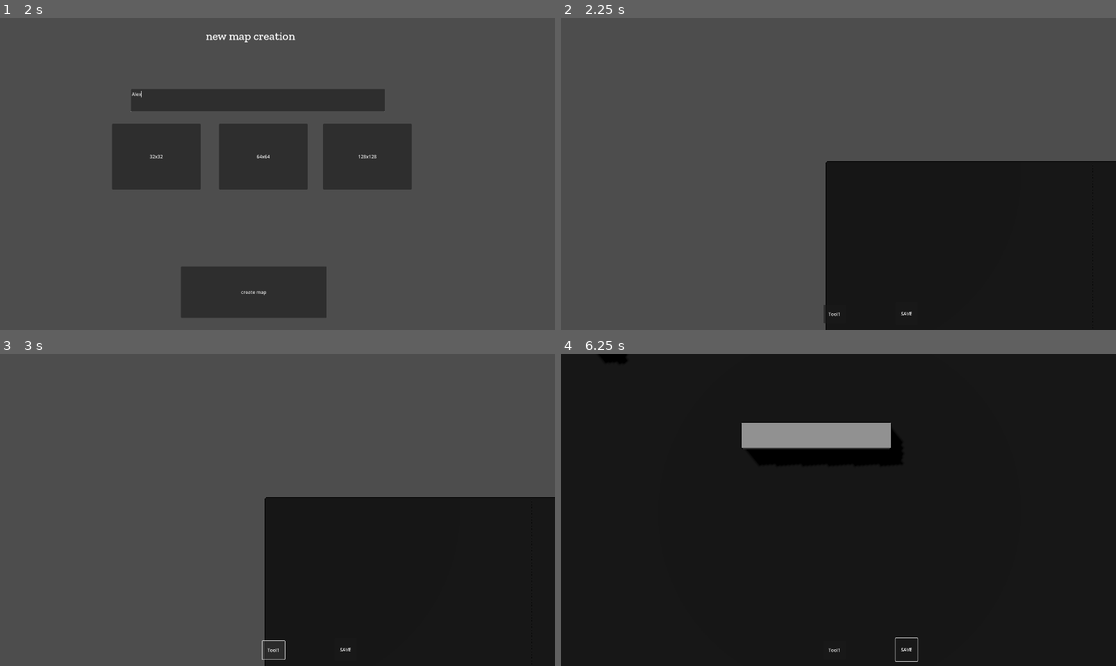
Above: before the commit, frames 1-4 (two rows, left to right).
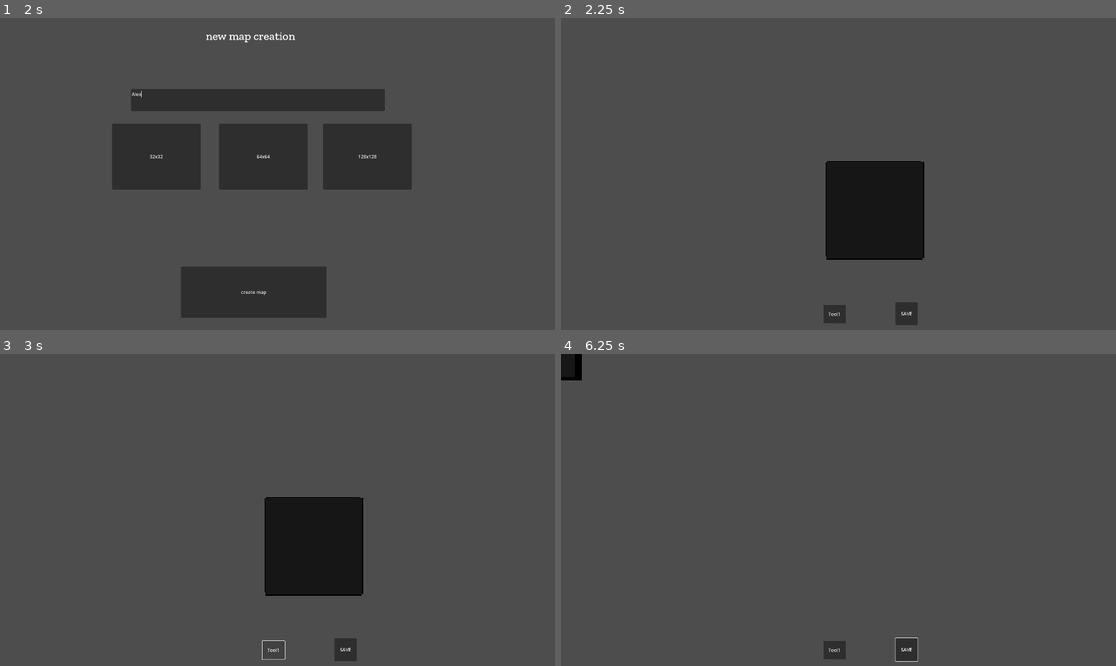
Above: after the commit, the same moments.

Repository: Willeujeans/mapIdea
Game: Godot game, scene res://Scenes/shell.tscn
Two runs of this game, one before a commit and one after it. Both use one fixed random seed, a clock stepped at 60 frames per second and the inputs below.
Inputs (mouse positions are in pixels of both pictures, inside the frame that each line leads up to):
- Up to frame 1 (2 s): click "+" at 0.5 s; click (255, 99) at 1.27 s; type "Alex" at 1.35 s
- Up to frame 2 (2.25 s): click "create map" at 2 s
- Up to frame 3 (3 s): click "Tool1" at 2.75 s
- Up to frame 4 (6.25 s): click "SAVE" at 3.5 s; move the mouse to (960, 494) at 4.27 s; press the mouse at (960, 494) at 4.28 s; hold D (right) 4.28-5.03 s; move the mouse to (727, 525) at 5.02 s; release the mouse at (727, 525) at 5.03 s; hold S (down) 5.03-5.78 s; click (727, 525) at 5.1 s; move the mouse to (894, 441) at 5.77 s; press the mouse at (894, 441) at 5.78 s; hold D (right) from 5.78 s (still down)

Frame 1 is identical in both runs. In frame 2, 22% of the frame differs, in the area x 47-100%, y 45-100%; in frame 3, 22%; in frame 4, 99%, in the area x 0-100%, y 0-100%.
Error in both runs: Attempt to call function 'list_dir_begin' in base 'null instance' on a null instance. (res://Scripts/s_directoryScanner.gd:7)

Commit message:
added map import feature

Diff:
--- a/Scenes/fileTextSelector.gd
+++ /dev/null
@@ -1,13 +0,0 @@
-extends Control
-var filePath = ""
-
-func set_filePath(in_filePath):
-	filePath = in_filePath
-
-func _on_button_pressed():
-	print(filePath)
-	#change scene to mapWorld
-	#populate the map with imported file
-	#set name to the file name
-	#set size to file size
-	pass
--- a/Scenes/fileTextSelector.tscn
+++ b/Scenes/fileTextSelector.tscn
@@ -1,6 +1,6 @@
 [gd_scene load_steps=3 format=3 uid="uid://b277k0yk8a1tf"]
 
-[ext_resource type="Script" path="res://Scenes/fileTextSelector.gd" id="1_b856m"]
+[ext_resource type="Script" path="res://Scripts/fileTextSelector.gd" id="1_jrjlc"]
 [ext_resource type="FontFile" uid="uid://b6cietr2hys0p" path="res://Zilla_Slab/ZillaSlab-Regular.ttf" id="1_l6omh"]
 
 [node name="fileTextSelector" type="Control"]
@@ -8,7 +8,7 @@
 anchors_preset = 0
 offset_right = 40.0
 offset_bottom = 40.0
-script = ExtResource("1_b856m")
+script = ExtResource("1_jrjlc")
 
 [node name="Button" type="Button" parent="."]
 layout_mode = 0
--- /dev/null
+++ b/Scenes/helpers/array.tscn
@@ -0,0 +1,3 @@
+[gd_scene format=3 uid="uid://c25qkapsjas7e"]
+
+[node name="array" type="Node"]
--- /dev/null
+++ b/Scenes/helpers/numberChecker.tscn
@@ -0,0 +1,6 @@
+[gd_scene load_steps=2 format=3 uid="uid://cqyjcjgrboaij"]
+
+[ext_resource type="Script" path="res://Scripts/s_numberChecker.gd" id="1_rrx2l"]
+
+[node name="numberChecker" type="Node"]
+script = ExtResource("1_rrx2l")
--- /dev/null
+++ b/Scenes/helpers/threeDArray.tscn
@@ -0,0 +1,6 @@
+[gd_scene load_steps=2 format=3 uid="uid://lm2pn2q6aybi"]
+
+[ext_resource type="Script" path="res://Scripts/s_3dArrayMaker.gd" id="1_4vo4u"]
+
+[node name="threeDArray" type="Node"]
+script = ExtResource("1_4vo4u")
--- a/Scenes/helpers/threeDArrayMaker.tscn
+++ /dev/null
@@ -1,6 +0,0 @@
-[gd_scene load_steps=2 format=3 uid="uid://lm2pn2q6aybi"]
-
-[ext_resource type="Script" path="res://s_3dArrayMaker.gd" id="1_4vo4u"]
-
-[node name="threeDArrayMaker" type="Node"]
-script = ExtResource("1_4vo4u")
--- a/Scenes/mapCreation.tscn
+++ b/Scenes/mapCreation.tscn
@@ -1,8 +1,7 @@
-[gd_scene load_steps=4 format=3 uid="uid://bwj8etwupd2j"]
+[gd_scene load_steps=3 format=3 uid="uid://bwj8etwupd2j"]
 
 [ext_resource type="Script" path="res://Scripts/s_mapCreation.gd" id="1_iq04u"]
 [ext_resource type="FontFile" uid="uid://e2jsgdulh873" path="res://Zilla_Slab/ZillaSlab-Medium.ttf" id="1_u0a53"]
-[ext_resource type="PackedScene" uid="uid://lm2pn2q6aybi" path="res://Scenes/helpers/threeDArrayMaker.tscn" id="3_wmpf0"]
 
 [node name="mapCreation" type="Control"]
 layout_mode = 3
@@ -31,6 +30,14 @@
 offset_right = 1332.0
 offset_bottom = 324.0
 placeholder_text = "name your file"
+
+[node name="createMap" type="Button" parent="."]
+layout_mode = 0
+offset_left = 626.0
+offset_top = 860.0
+offset_right = 1130.0
+offset_bottom = 1038.0
+text = "create map"
 
 [node name="gridSizeButtons" type="Control" parent="."]
 anchors_preset = 0
@@ -61,17 +68,7 @@
 offset_bottom = 594.0
 text = "128x128"
 
-[node name="createMap" type="Button" parent="."]
-layout_mode = 0
-offset_left = 626.0
-offset_top = 860.0
-offset_right = 1130.0
-offset_bottom = 1038.0
-text = "create map"
-
-[node name="threeDArrayMaker" parent="." instance=ExtResource("3_wmpf0")]
-
+[connection signal="pressed" from="createMap" to="." method="_on_create_map_pressed"]
 [connection signal="pressed" from="gridSizeButtons/thirtyTwo" to="." method="_on_thirty_two_pressed"]
 [connection signal="pressed" from="gridSizeButtons/sixtyFour" to="." method="_on_sixty_four_pressed"]
 [connection signal="pressed" from="gridSizeButtons/oneTwentyEight" to="." method="_on_one_twenty_eight_pressed"]
-[connection signal="pressed" from="createMap" to="." method="_on_create_map_pressed"]
--- /dev/null
+++ b/Scenes/mapImporter.tscn
@@ -0,0 +1,20 @@
+[gd_scene load_steps=7 format=3 uid="uid://b04m375rn2h0k"]
+
+[ext_resource type="Script" path="res://Scripts/s_fileImporter.gd" id="1_o2j8m"]
+[ext_resource type="PackedScene" uid="uid://ce3ntsjolpvyv" path="res://Scenes/helpers/fileReader.tscn" id="2_705wp"]
+[ext_resource type="PackedScene" uid="uid://lm2pn2q6aybi" path="res://Scenes/helpers/threeDArray.tscn" id="3_8rvde"]
+[ext_resource type="PackedScene" uid="uid://cqyjcjgrboaij" path="res://Scenes/helpers/numberChecker.tscn" id="4_pov73"]
+[ext_resource type="PackedScene" uid="uid://c25qkapsjas7e" path="res://Scenes/helpers/array.tscn" id="5_br6kw"]
+[ext_resource type="Script" path="res://Scripts/s_array.gd" id="6_gf5se"]
+
+[node name="mapImporter" type="Node"]
+script = ExtResource("1_o2j8m")
+
+[node name="fileReader" parent="." instance=ExtResource("2_705wp")]
+
+[node name="numberChecker" parent="." instance=ExtResource("4_pov73")]
+
+[node name="threeDArray" parent="." instance=ExtResource("3_8rvde")]
+
+[node name="array" parent="." instance=ExtResource("5_br6kw")]
+script = ExtResource("6_gf5se")
--- a/Scenes/mapManager.tscn
+++ b/Scenes/mapManager.tscn
@@ -1,8 +1,9 @@
-[gd_scene load_steps=4 format=3 uid="uid://cs8mh7s7m8kf1"]
+[gd_scene load_steps=5 format=3 uid="uid://cs8mh7s7m8kf1"]
 
 [ext_resource type="Script" path="res://Scripts/s_map.gd" id="1_tdsv0"]
 [ext_resource type="Script" path="res://Scripts/s_lineGenerator.gd" id="2_gcjtx"]
-[ext_resource type="PackedScene" uid="uid://lm2pn2q6aybi" path="res://Scenes/helpers/threeDArrayMaker.tscn" id="3_c0cmc"]
+[ext_resource type="PackedScene" uid="uid://b04m375rn2h0k" path="res://Scenes/mapImporter.tscn" id="4_7dpse"]
+[ext_resource type="PackedScene" uid="uid://lm2pn2q6aybi" path="res://Scenes/helpers/threeDArray.tscn" id="4_p8hxm"]
 
 [node name="mapManager" type="Node3D"]
 script = ExtResource("1_tdsv0")
@@ -10,4 +11,6 @@
 [node name="lineGenerator" type="Node3D" parent="."]
 script = ExtResource("2_gcjtx")
 
-[node name="threeDArrayMaker" parent="." instance=ExtResource("3_c0cmc")]
+[node name="mapImporter" parent="." instance=ExtResource("4_7dpse")]
+
+[node name="threeDArray" parent="." instance=ExtResource("4_p8hxm")]
--- a/Scenes/shell.tscn
+++ b/Scenes/shell.tscn
@@ -8,7 +8,6 @@
 [ext_resource type="PackedScene" uid="uid://ce3ntsjolpvyv" path="res://Scenes/helpers/fileReader.tscn" id="4_t1fat"]
 [ext_resource type="PackedScene" uid="uid://cayscq5417w5y" path="res://Scenes/helpers/fileExporter.tscn" id="5_gt2i4"]
 [ext_resource type="Script" path="res://Scripts/s_exitButton.gd" id="5_mfltu"]
-[ext_resource type="Script" path="res://Scripts/s_fileImporter.gd" id="5_oi11u"]
 [ext_resource type="Script" path="res://Scripts/s_tmp.gd" id="5_wrwh6"]
 
 [node name="shell" type="Node3D"]
@@ -19,9 +18,6 @@
 [node name="directoryScanner" parent="." instance=ExtResource("3_hk125")]
 
 [node name="fileReader" parent="." instance=ExtResource("4_t1fat")]
-
-[node name="fileImporter" type="Node" parent="."]
-script = ExtResource("5_oi11u")
 
 [node name="fileExporter" parent="." instance=ExtResource("5_gt2i4")]
 
--- /dev/null
+++ b/Scripts/fileTextSelector.gd
@@ -0,0 +1,20 @@
+extends Control
+@onready var shell = get_tree().get_root().get_node("shell")
+@onready var mapWorldScene = load("res://Scenes/mapWorld.tscn")
+var filePath = ""
+var fileName = ""
+
+func set_filePath(in_filePath):
+	filePath = in_filePath
+func set_fileName(name):
+	fileName = name
+
+func _on_button_pressed():
+	shell.get_node("tmp").set_importedFilePath(filePath)
+	shell.get_node("tmp").nameOfFile = fileName
+	shell.get_node("sceneChanger").changeSceneTo(shell.get_node("container"),mapWorldScene)
+	#change scene to mapWorld
+	#populate the map with imported file
+	#set name to the file name
+	#set size to file size
+	pass
--- a/s_3dArrayMaker.gd
+++ b/Scripts/s_3dArrayMaker.gd
@@ -1,6 +1,6 @@
 extends Node
 
-func create3DArray(gridSize):
+func create(gridSize):
 	var array = []
 	array.resize(gridSize)    # X-dimension
 	for x in gridSize:    # this method should be faster than range since it uses a real iterator iirc
--- /dev/null
+++ b/Scripts/s_array.gd
@@ -0,0 +1,5 @@
+extends Node
+
+func print(in_array):
+	for each in in_array:
+		print(each)
--- a/Scripts/s_block.gd
+++ b/Scripts/s_block.gd
@@ -20,7 +20,7 @@
 		get_node("box").scale.y = 0.5
 	var newMesh = shapeTypes[shapeType]
 	get_node("box").set_mesh(newMesh)
-	var colorBasedOnHeight = Color(mapLocation.y*0.5,mapLocation.y*0.5,mapLocation.y*0.5,1)
+	var colorBasedOnHeight = Color(mapLocation.y*0.1,mapLocation.y*0.1,mapLocation.y*0.1,1)
 	createMaterial(colorBasedOnHeight)
 	mouseInside = false
 
--- a/Scripts/s_fileImporter.gd
+++ b/Scripts/s_fileImporter.gd
@@ -1,44 +1,52 @@
 extends Node
 var saveDocumentPath = "/Users/willschmitz/Documents/Code/mapIdea/SavedData"
 @onready var blockScene = load("res://Scenes/block.tscn")
+@onready var shell = get_tree().get_root().get_node("shell")
+#Takes in a run length encoded string
+#Converts it to an array of Terrain types
+#populates a 3d array filled with blocks with those terrain types
+func createMatrixFromImport(filePath):
+	print("IMPORT MATRIX GENERATING...")
+	var mapString = $fileReader.textFromFile(filePath)
+	var mapArrayData = RLEtoArray(mapString)
+	var populatedMatrix = populateMatrix(mapArrayData[1],mapArrayData[0])
+	shell.get_node("tmp").tmpGridSize = mapArrayData[0]
+	return populatedMatrix
 
-func checkForNumber(number):
-	if number == "0" || number == "1" || number == "2" || number == "3" || number == "4" || number == "5" || number == "6" || number == "7" || number == "8" || number == "9":
-		return true
-	else:
-		return false
 
-func generateArrayFromString(mapString):
+func RLEtoArray(mapString):
+	print(">RLE to array...")
 	var splitMap = mapString.split(" ")
 	var importedGridSize = splitMap[0]
 	var data = splitMap[1]
-	print("Size of Imported Map: " , importedGridSize)
-	print("Data: " , data)
 	var count = ""
 	var currentTerrain = "a"
 	var arrayOfBlocks = []
 	for letter in data:
-		if checkForNumber(letter):
+		if $numberChecker.check(letter):
 			count += letter
 		else:
 			currentTerrain = letter
 			for n in int(count):
 				arrayOfBlocks.append(currentTerrain)
 			count = ""
-	printArray(arrayOfBlocks)
-	createBlocks(arrayOfBlocks, int(importedGridSize))
+	var dataArray = []
+	dataArray.append(int(importedGridSize))
+	dataArray.append(arrayOfBlocks)
+	return dataArray
 
-func printArray(in_array):
-	for n in in_array:
-		print(n)
-
-func createBlocks(in_array, gridSize):
-	var matrix = create3DArray(gridSize)
+func populateMatrix(in_array, gridSize):
+	print(">import matrix populating...")
+	var matrix = $threeDArray.create(gridSize)
 	var index = Vector3(0,0,0)
 	for n in in_array:
-		var newBlock = blockScene.instantiate()
-		newBlock.terrainType = n
-		matrix[index.x][index.y][index.z] = newBlock
+		if n != "a":
+			var newBlock = blockScene.instantiate()
+			newBlock.terrainType = n
+			newBlock.mapLocation = Vector3(index.x, index.y, index.z)
+			matrix[index.x][index.y][index.z] = newBlock
+		else:
+			matrix[index.x][index.y][index.z] = null
 		index.x += 1
 		if index.x >= gridSize:
 			index.x = 0
@@ -47,22 +55,5 @@
 			index.z = 0
 			index.y += 1
 		if index.y >= gridSize:
-			print("EX" , matrix[5][5][5].terrainType)
 			print("DONE")
-
-
-#replace with 3darray node!!!!!
-func create3DArray(gridSize):
-	var array = []
-	array.resize(gridSize)    # X-dimension
-	for x in gridSize:    # this method should be faster than range since it uses a real iterator iirc
-		array[x] = []
-		array[x].resize(gridSize)    # Y-dimension
-		for y in gridSize:
-			array[x][y] = []
-			array[x][y].resize(gridSize)    # Z-dimension
-	return array
-
-# Called every frame. 'delta' is the elapsed time since the previous frame.
-func _process(delta):
-	pass
+	return matrix
--- a/Scripts/s_fileReader.gd
+++ b/Scripts/s_fileReader.gd
@@ -1,7 +1,7 @@
 extends Node
 @onready var shell = get_tree().get_root().get_node("shell")
 
-func stringFromFile(filePath):
+func textFromFile(filePath):
 	var file = FileAccess.open(filePath, FileAccess.READ)
 	var content = file.get_as_text()
 	return content
--- a/Scripts/s_fileVisualPopulator.gd
+++ b/Scripts/s_fileVisualPopulator.gd
@@ -6,6 +6,7 @@
 	print("creating visual for: " , file)
 	var fileButtonNode = fileButton.instantiate()
 	fileButtonNode.set_filePath(shell.get_node("tmp").saveFilePath + file)
+	fileButtonNode.set_fileName(file)
 	fileButtonNode.position.y = spacing
 	fileButtonNode.get_node("Button").text = file
 	add_child(fileButtonNode)
--- a/Scripts/s_map.gd
+++ b/Scripts/s_map.gd
@@ -7,7 +7,19 @@
 var matrix = []
 var currentTerrain = "w"
 var currentShape = 0
-# Called when the node enters the scene tree for the first time.
+
+func _ready():
+	print("mapManager loaded...")
+	var tmp = shell.get_node("tmp")
+	gridSize = tmp.tmpGridSize
+	if tmp.importedFilePath == "":
+		print("creating a new map...")
+		set_Matrix($threeDArray.create(gridSize))
+		createDefaultGrid(gridSize)
+	else:
+		print("creating map from import...")
+		var importedMatrix = $mapImporter.createMatrixFromImport(tmp.importedFilePath)
+		createMapFromImport(importedMatrix, gridSize)
 
 func set_Matrix(in_matrix):
 	matrix = in_matrix
@@ -15,11 +27,33 @@
 func set_MatrixAtIndex(x,y,z, object):
 	matrix[x][y][z] = object
 
-func _ready():
-	gridSize = shell.get_node("tmp").tmpGridSize
-	print("mapManager loaded...")
-	set_Matrix($threeDArrayMaker.create3DArray(gridSize))
-	populateDefaultGrid(gridSize)
+func createMapFromImport(in_matrix, size):
+	set_Matrix(in_matrix)
+	var positionForCubes = Vector3(0,0,0)
+	for y in size:
+		for z in size:
+			for x in size:
+				if in_matrix[x][y][z] != null:
+					in_matrix[x][y][z].position = Vector3(positionForCubes.x, positionForCubes.y, positionForCubes.z)
+					add_child(in_matrix[x][y][z])
+				positionForCubes.x += scaleForCubes.x
+			positionForCubes.x = 0
+			positionForCubes.z += scaleForCubes.z
+		positionForCubes.z = 0
+		positionForCubes.y += scaleForCubes.y
+
+func createDefaultGrid(gridSize):
+	var positionForCubes = Vector3(0, 0 ,0)
+	for i in gridSize:
+		positionForCubes.x = 0
+		for j in gridSize:
+			var newBlock = blockScene.instantiate()
+			newBlock.position = Vector3(positionForCubes.x, 1, positionForCubes.z)
+			positionForCubes.x += scaleForCubes.x
+			newBlock.mapLocation = Vector3(j, 0, i)
+			set_MatrixAtIndex(j,0,i,newBlock)
+			add_child(newBlock)
+		positionForCubes.z += 0.5
 
 func createSquare(myLocation, mapPosition):
 	var newMapBlock = blockScene.instantiate()
@@ -30,19 +64,6 @@
 	newMapBlock.position = Vector3(myLocation.x,myLocation.y+scaleForCubes.y,myLocation.z)
 	add_child(newMapBlock)
 
-func populateDefaultGrid(gridSize):
-	var positionForCubes = Vector3(0, 0 ,0)
-	for i in gridSize:
-		positionForCubes.x = 0
-		for j in gridSize:
-			var newBlock = blockScene.instantiate()
-			newBlock.position = Vector3(positionForCubes.x, 1, positionForCubes.y)
-			positionForCubes.x += 0.5
-			newBlock.mapLocation = Vector3(j, 0, i)
-			set_MatrixAtIndex(j,0,i,newBlock)
-			add_child(newBlock)
-		positionForCubes.y += 0.5
-
 func saveCurrentMap():
 	var tmp = shell.get_node("tmp")
 	var fileExporter = shell.get_node("fileExporter")
--- a/Scripts/s_mapCreation.gd
+++ b/Scripts/s_mapCreation.gd
@@ -1,7 +1,7 @@
 extends Control
 @onready var shell = get_tree().get_root().get_node("shell")
 @onready var mapWorldScene = load("res://Scenes/mapWorld.tscn")
-var mapSize = 64
+var mapSize = 4
 func set_MapSize(num):
 	mapSize = num
 
--- /dev/null
+++ b/Scripts/s_numberChecker.gd
@@ -0,0 +1,7 @@
+extends Node
+
+func check(number):
+	if number == "0" || number == "1" || number == "2" || number == "3" || number == "4" || number == "5" || number == "6" || number == "7" || number == "8" || number == "9":
+		return true
+	else:
+		return false
--- a/Scripts/s_tmp.gd
+++ b/Scripts/s_tmp.gd
@@ -2,7 +2,14 @@
 var tmpGridSize = 10
 var nameOfFile = ""
 var saveFilePath = "/Users/willschmitz/Documents/Code/mapIdea/SavedData/"
+var importedFilePath = ""
+
+func set_importedFilePath(in_filePath):
+	importedFilePath = in_filePath
+
 func set_nameOfFile(in_name):
 	nameOfFile = in_name + ".md"
+
 func set_TmpGridSize(size):
+	print("tmpGridSize:", size)
 	tmpGridSize = size
Not shown: 1 places in Scenes/shell.tscn that only renumber resources
Not shown, added: SavedData/IMPORTtest.md
Not shown, added: SavedData/gameTime.md
Not shown, removed: SavedData/helloMyMan.md
Not shown, removed: SavedData/katness.md
Not shown, removed: SavedData/mySave.md
Not shown, removed: SavedData/save_game.md
Not shown, added: SavedData/tester.md
Not shown, removed: SavedData/wadawd.md
